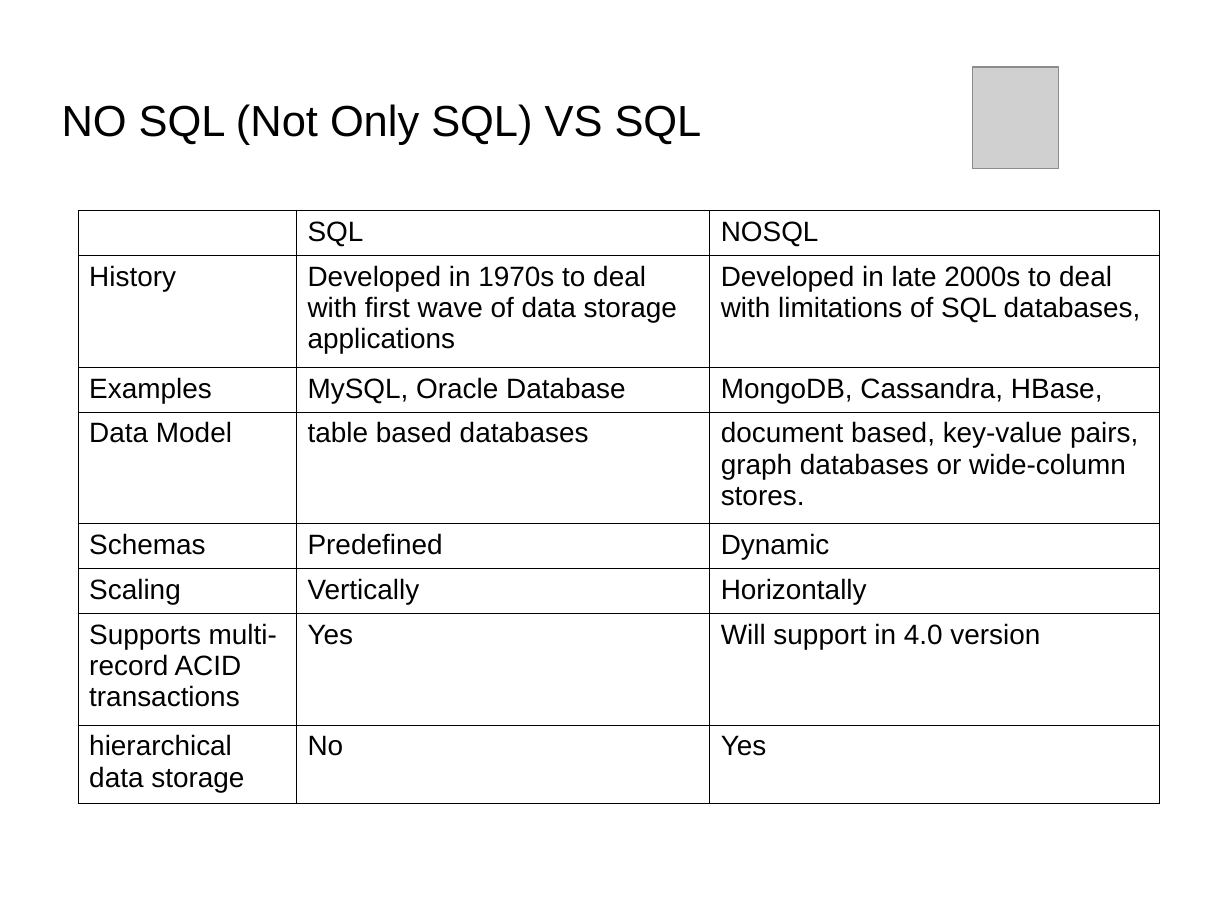
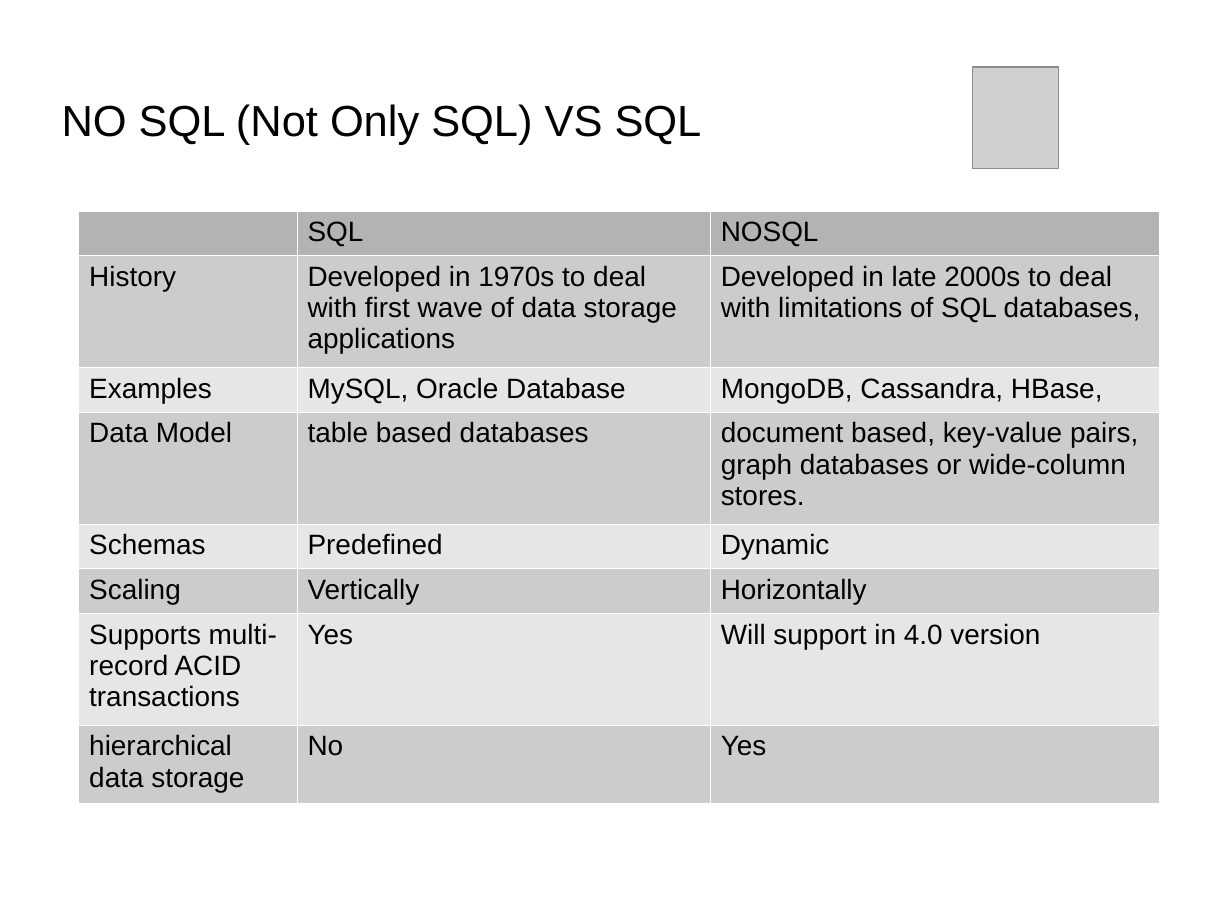
Before and after one commit to Bhakti/mongo_session, a slide deck: slide 25 of MongoDB_Session.odp. Drawn at 1232x924 pixels with LibreOffice and Linux fonts; fonts in the diff are those of the drawing; grey boxes stand for pictures; background and template pictures are left out. Boxes give left, top, right and bottom in pixels: in the first picture for what was removed or moved away, otherwise in the second. Text is boxed around its words. In the diff, an @@ line names an element or a change of style, - is before the commit and + after.

```diff
--- a/MongoDB_Session.odp
+++ b/MongoDB_Session.odp
@@ table at (x1=78, y1=210, x2=1159, y2=796) @@
@@ fill none to #B3B3B3 in 2 cells @@
@@ fill none to #CCCCCC in 12 cells @@
@@ fill none to #E6E6E6 in 9 cells @@
@@ borders changed @@
```
Also in this commit, not shown: 5 other slides changed, 1 slide added, 1 slide removed, 15 other files.
